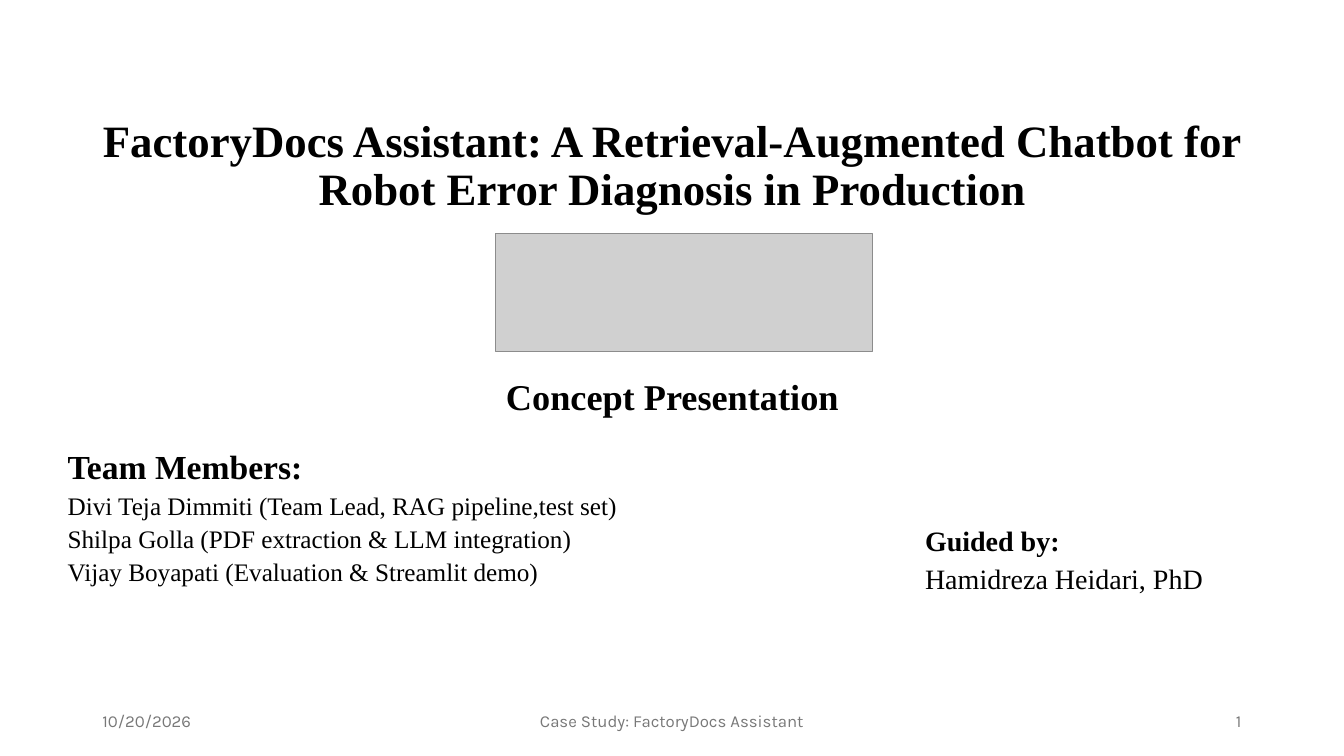
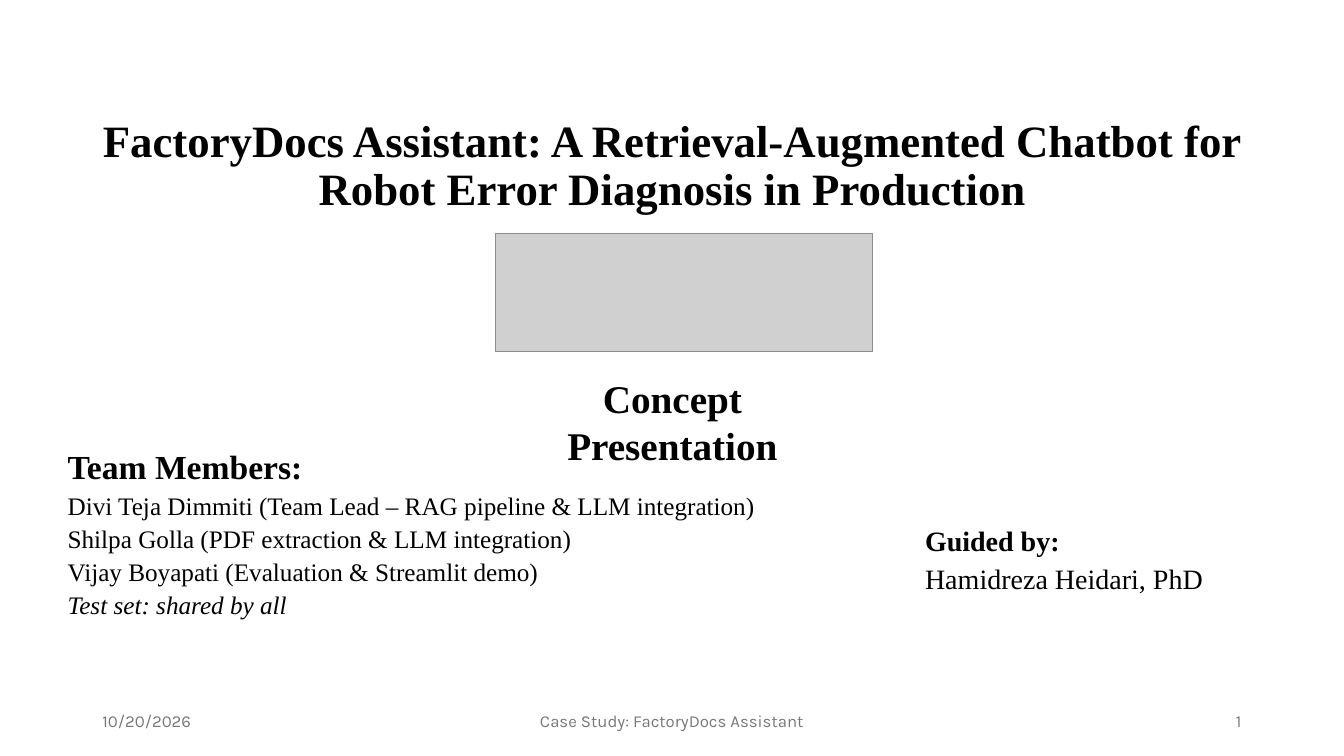
Before and after one commit to Shilpa-Golla/FactoryDocs-Assistant-A-Retrieval-Augmented-Chatbot-for-Production-and-Logistics-Manuals, a slide deck: slide 1 of FactoryDocs_Concept_Presentation.pptx. Drawn at 1344x756 pixels with LibreOffice and Linux fonts; fonts in the diff are those of the drawing; grey boxes stand for pictures. Boxes give left, top, right and bottom in pixels: in the first picture for what was removed or moved away, otherwise in the second. Text is boxed around its words. In the diff, an @@ line names an element or a change of style, - is before the commit and + after.

```diff
--- a/FactoryDocs_Concept_Presentation.pptx
+++ b/FactoryDocs_Concept_Presentation.pptx
@@ text "Concept Presentation" at <box>567,387,777,461</box>: size 25.9 to 28 pt @@
@@ text at <box>68,497,754,521</box>: text changed @@
-Divi Teja Dimmiti (Team Lead, RAG pipeline,test set)
+Divi Teja Dimmiti (Team Lead – RAG pipeline & LLM integration)
@@ text at <box>68,596,287,620</box>: paragraph added @@
+Test set: shared by all
```
Also in this commit, not shown: 2 other slides changed.
